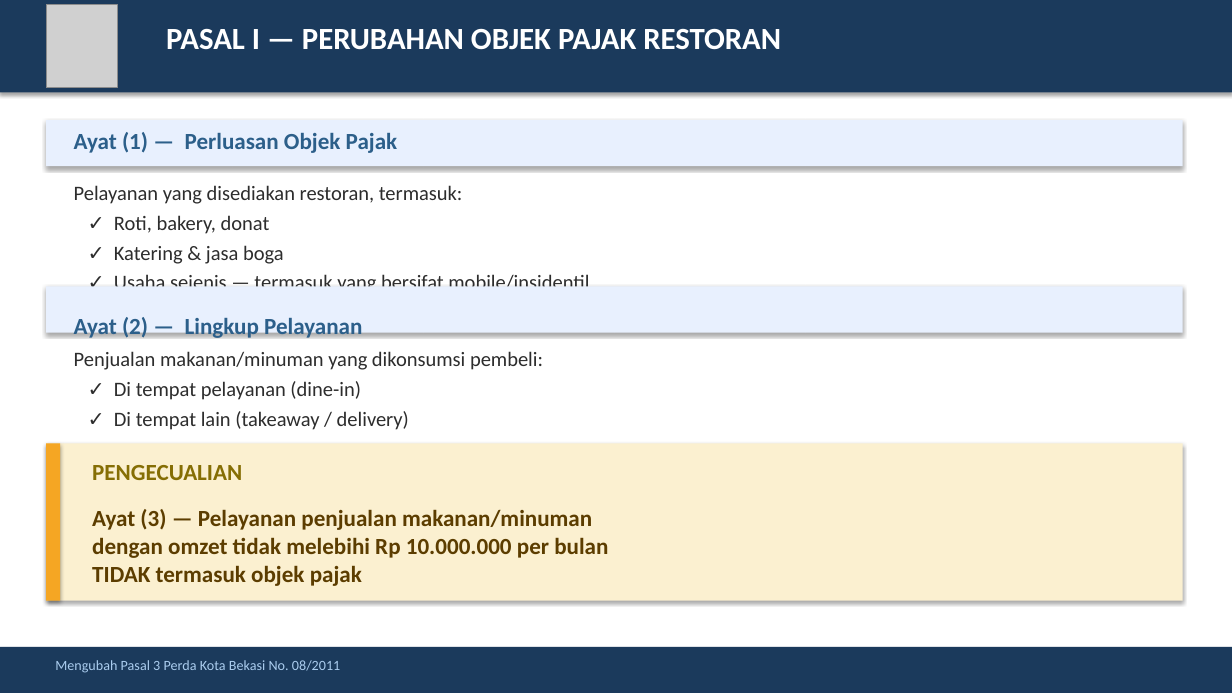
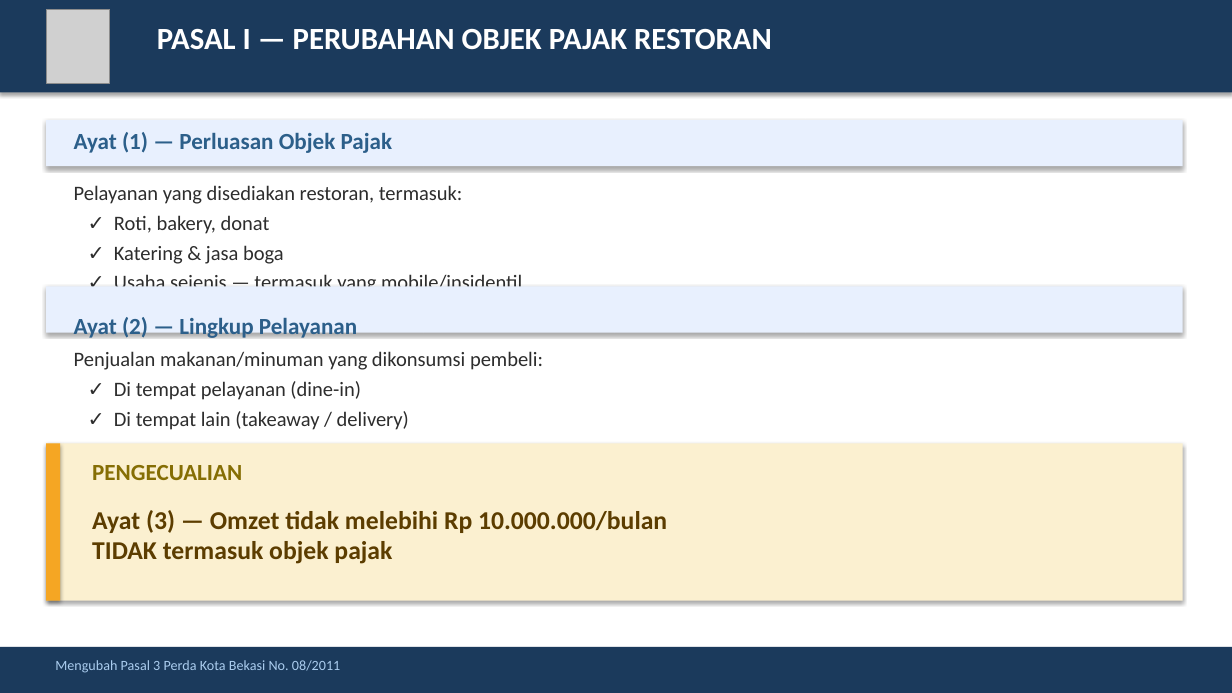
Before and after one commit to rahadiana/coba_ppt, a slide deck: slide 3 of Ringkasan_Perda_Bekasi_No_14_2018.pptx. Drawn at 1232x693 pixels with LibreOffice and Linux fonts; fonts in the diff are those of the drawing; grey boxes stand for pictures. Boxes give left, top, right and bottom in pixels: in the first picture for what was removed or moved away, otherwise in the second. Text is boxed around its words. In the diff, an @@ line names an element or a change of style, - is before the commit and + after.

```diff
--- a/Ringkasan_Perda_Bekasi_No_14_2018.pptx
+++ b/Ringkasan_Perda_Bekasi_No_14_2018.pptx
@@ picture: place and size @@
-picture at box(46, 5, 117, 88)
+picture at box(46, 9, 110, 83)
@@ text "PASAL I — PERUBAHAN OBJEK ...": place and size @@
-text "PASAL I — PERUBAHAN OBJEK ..." at box(166, 29, 781, 50)
+text "PASAL I — PERUBAHAN OBJEK ..." at box(157, 28, 772, 50)
@@ text "Ayat (1) — Perluasan Objek ..." rewrapped from box(74, 132, 398, 153) to box(74, 132, 393, 153) @@
@@ text at box(114, 274, 522, 287): text changed @@
-✓ Usaha sejenis — termasuk yang bersifat mobile/insidentil
+✓ Usaha sejenis — termasuk yang mobile/insidentil
@@ text "Ayat (2) — Lingkup Pelayanan" rewrapped from box(74, 317, 362, 338) to box(74, 317, 357, 338) @@
@@ text at box(92, 510, 667, 564): text changed; size 18 to 20 pt @@
-Ayat (3) — Pelayanan penjualan makanan/minuman
-dengan omzet tidak melebihi Rp 10.000.000 per bulan
-TIDAK termasuk objek pajak
+Ayat (3) — Omzet tidak melebihi Rp 10.000.000/bulan
+TIDAK termasuk objek pajak
```
Also in this commit, not shown: 4 other slides changed.
